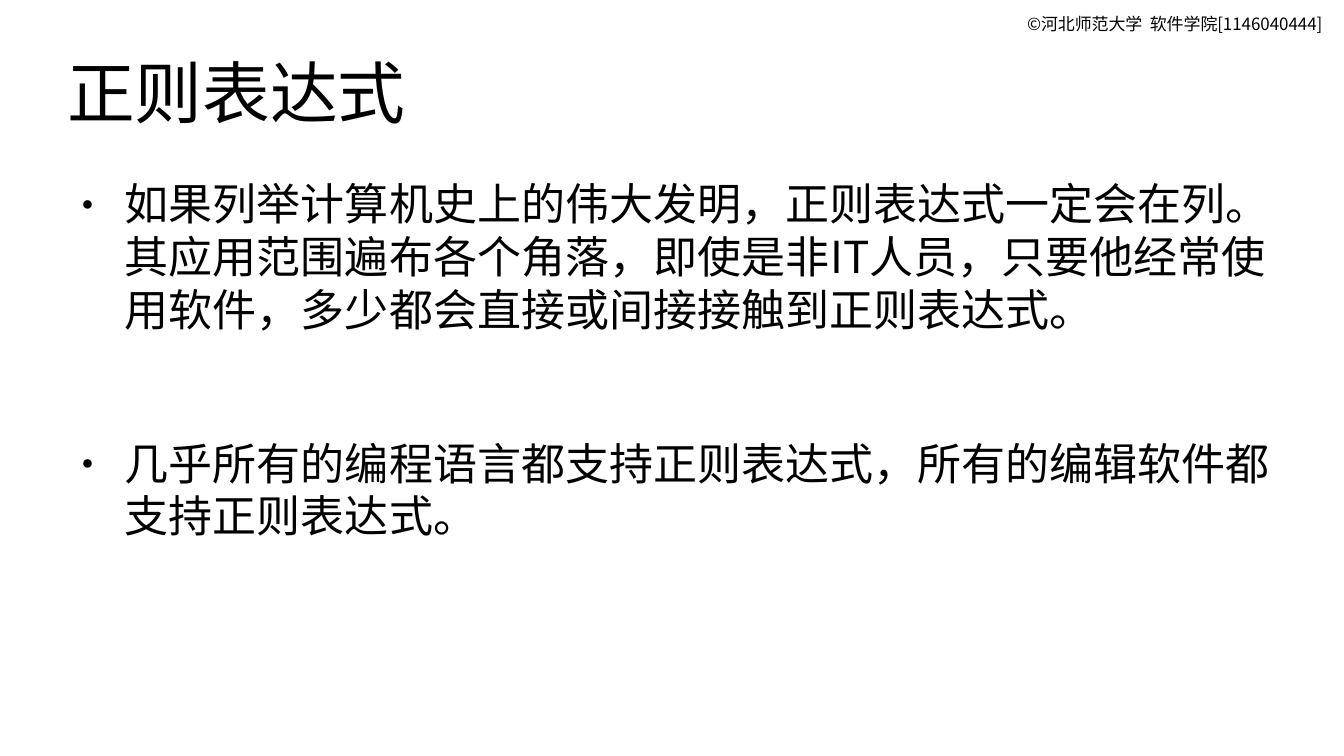
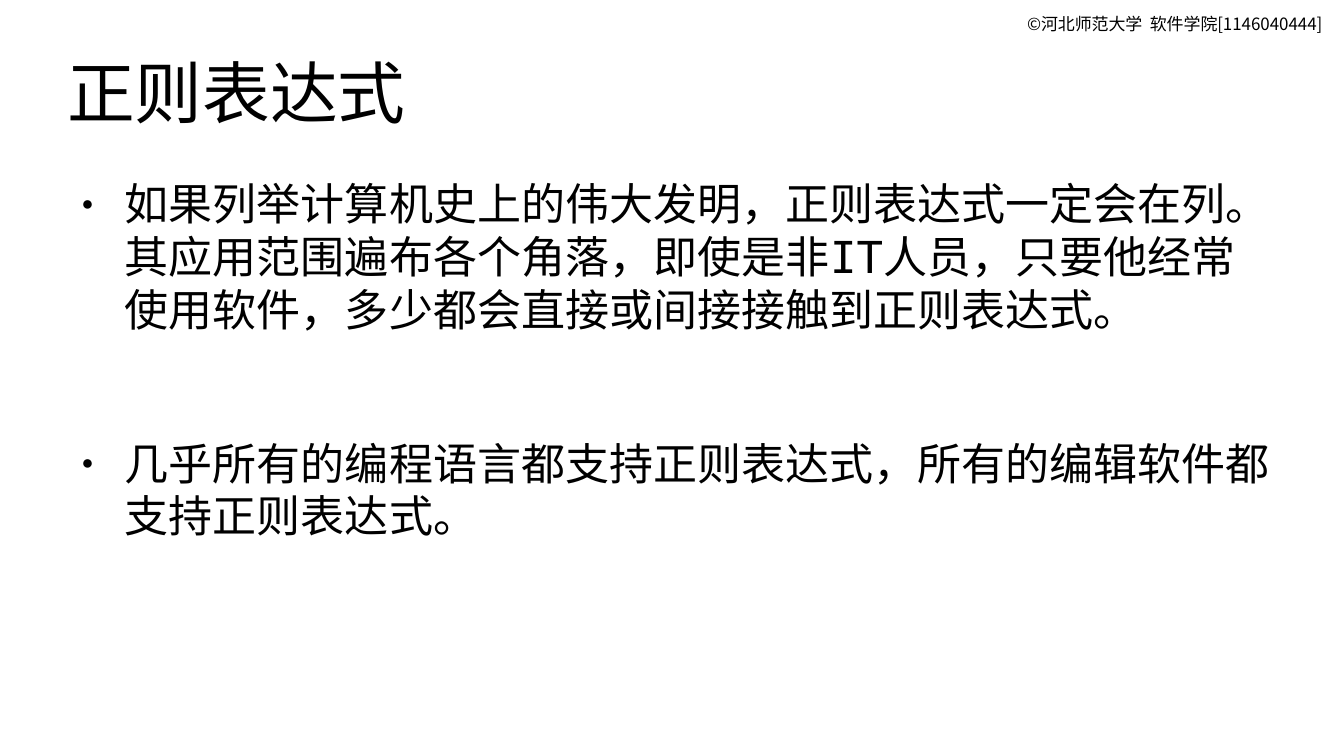
Before and after one commit to master-genius/linux-system, a slide deck: slide 3 of materials/slides/ch13-apply.odp. Drawn at 1344x756 pixels with LibreOffice and Linux fonts; fonts in the diff are those of the drawing. Boxes give left, top, right and bottom in pixels: in the first picture for what was removed or moved away, otherwise in the second. Text is boxed around its words. In the diff, an @@ line names an element or a change of style, - is before the commit and + after.

```diff
--- a/materials/slides/ch13-apply.odp
+++ b/materials/slides/ch13-apply.odp
@@ text at (125,183,1270,331): font Noto Sans CJK SC to DejaVu Sans Mono in "如果列举计算机史上的伟大发明，正则表达式一定会在列。其应用范围遍布各个角落，即使是非IT人员，只要他经常使用软件，多少都 ..." @@
```
Also in this commit, not shown: 4 other slides changed, 18 slides added, 6 slides removed, 4 other files.
